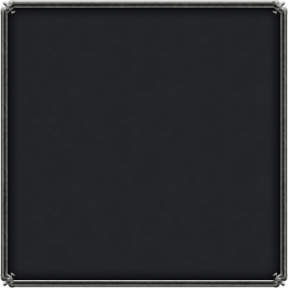
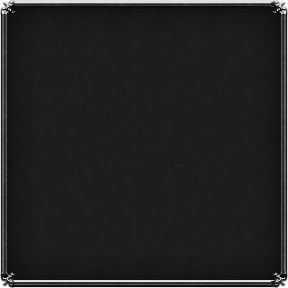
Two versions of the same layered image (288x288). Layer-by-layer changes:
pixels changed over [0, 1, 288, 288] (layer not identified)
